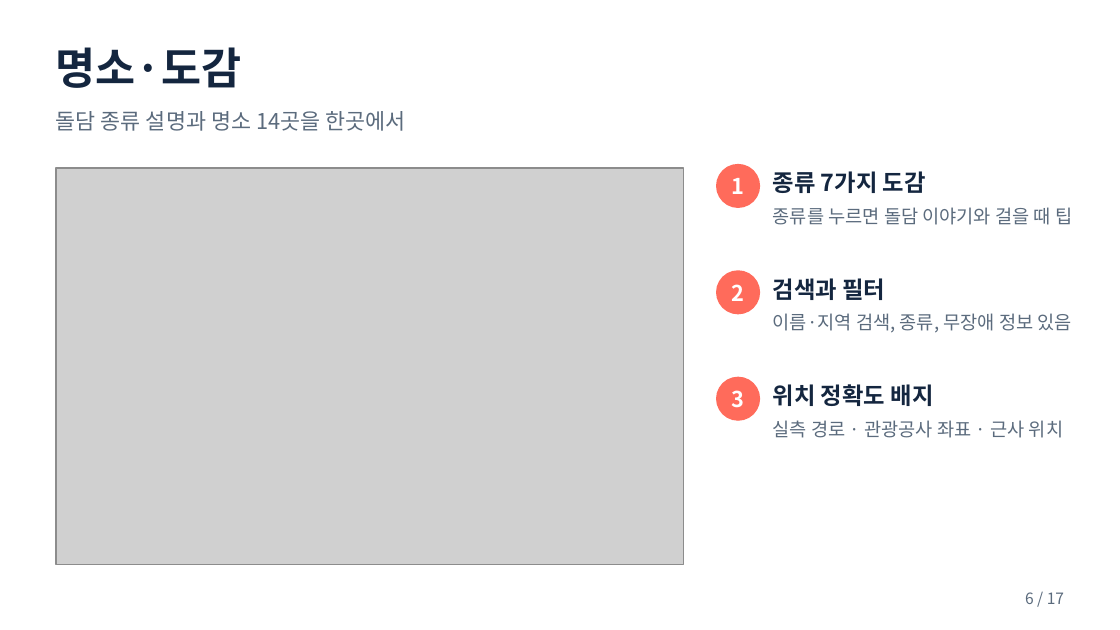
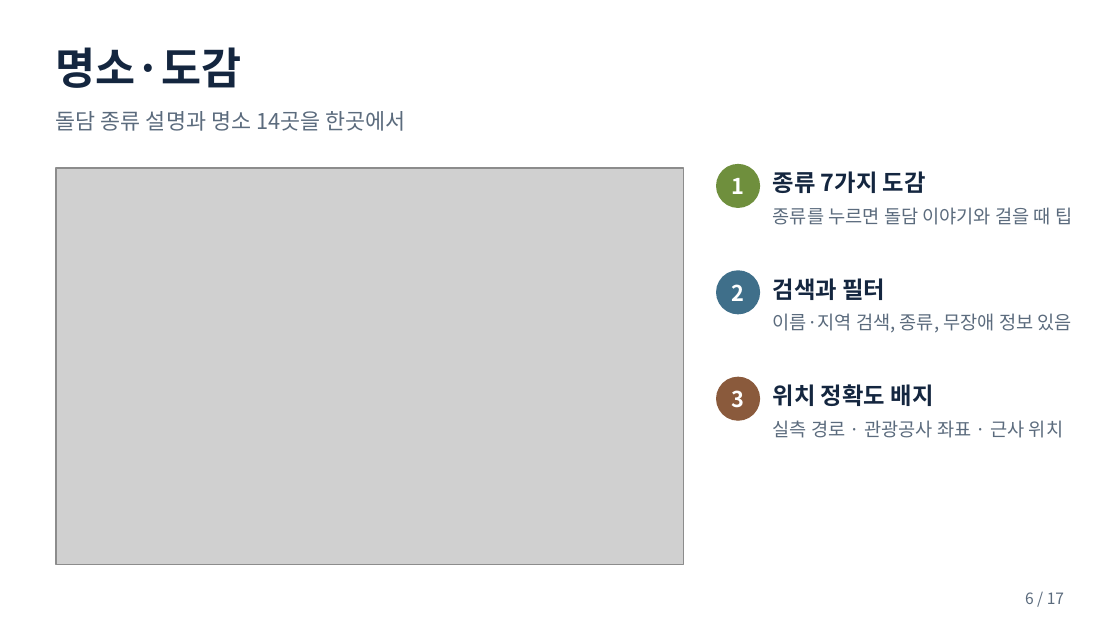
Before and after one commit to pjhjustin2430-cmd/doldam-today-jeju, a slide deck: slide 6 of docs/돌담오늘_발표자료.pptx. Drawn at 1120x630 pixels with LibreOffice and Linux fonts; fonts in the diff are those of the drawing; grey boxes stand for pictures. Boxes give left, top, right and bottom in pixels: in the first picture for what was removed or moved away, otherwise in the second. Text is boxed around its words. In the diff, an @@ line names an element or a change of style, - is before the commit and + after.

```diff
--- a/docs/돌담오늘_발표자료.pptx
+++ b/docs/돌담오늘_발표자료.pptx
@@ ellipse at <box>717,165,759,207</box>: fill #FF6B5B to #6F8F3D; outline #FF6B5B 1 pt to #6F8F3D 1 pt @@
@@ ellipse at <box>717,271,759,314</box>: fill #FF6B5B to #3F6F8A; outline #FF6B5B 1 pt to #3F6F8A 1 pt @@
@@ ellipse at <box>717,377,759,420</box>: fill #FF6B5B to #8A5A3C; outline #FF6B5B 1 pt to #8A5A3C 1 pt @@
```
Also in this commit, not shown: 1 other slide changed, 1 other file.
